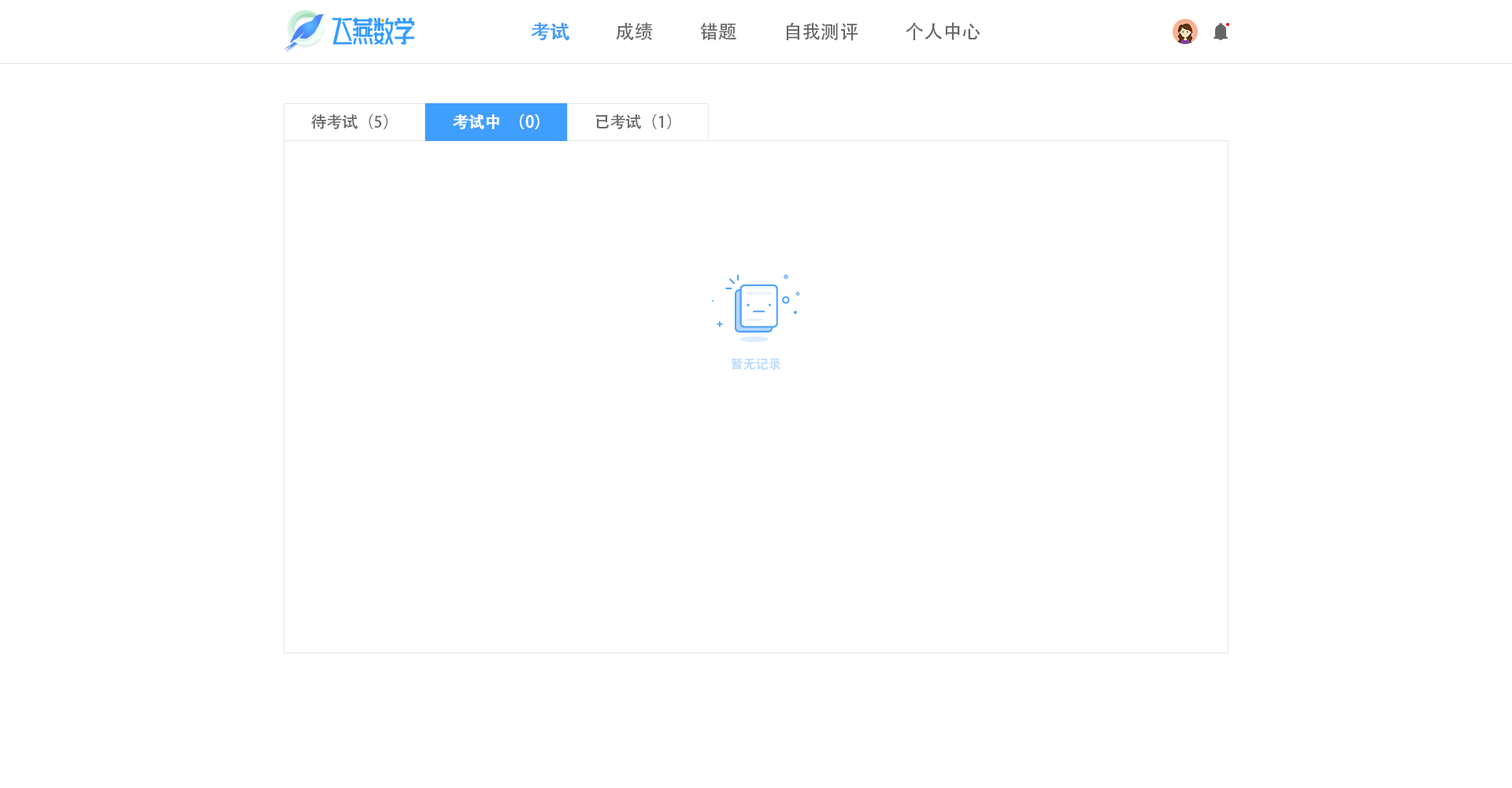
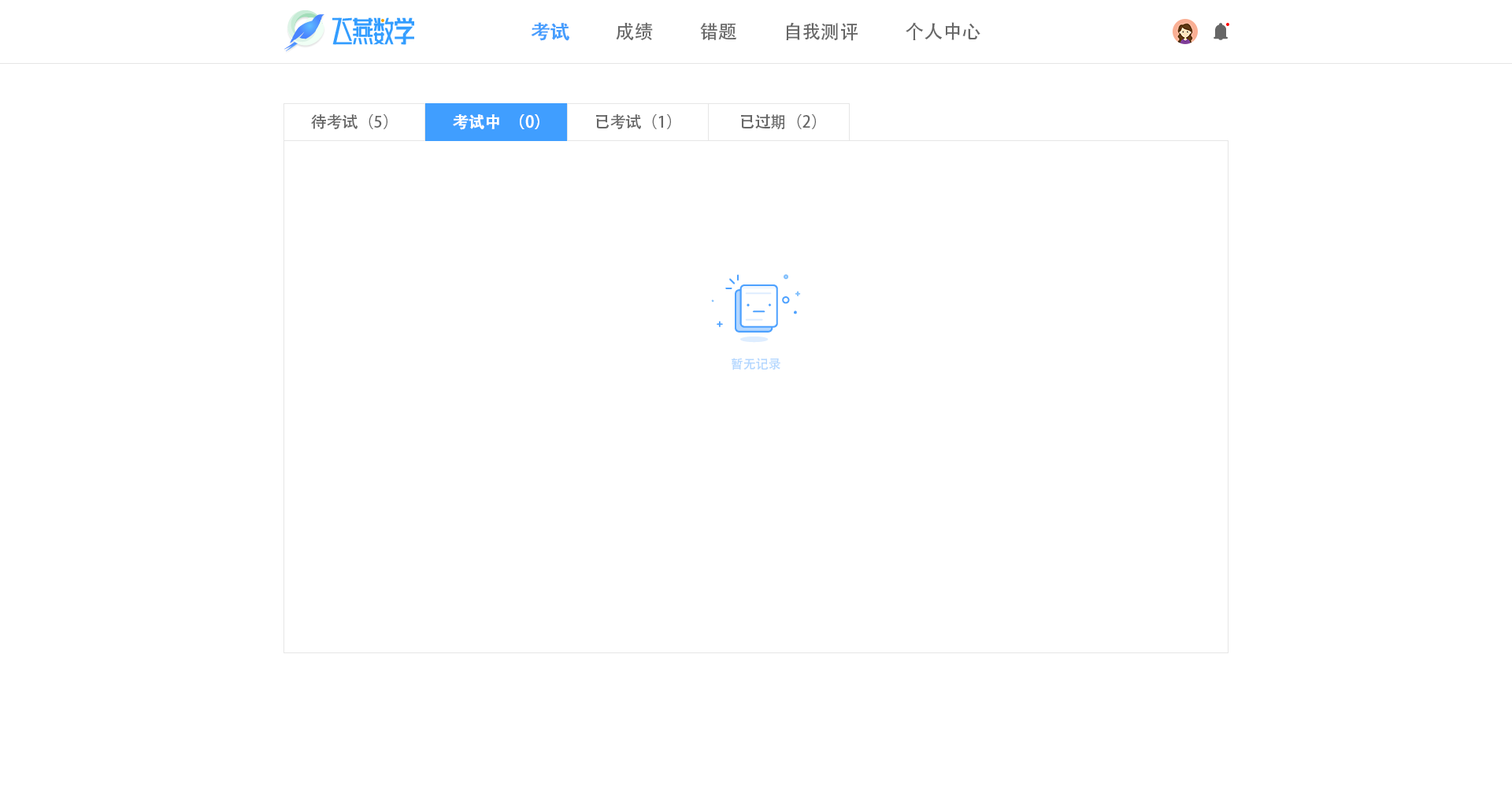
Comparing the layer stacks of the two 1512 x 788 images. Changes:
added layer "已过期（2）" in group "组 1" over <box>741,114,817,130</box>
added layer "矩形 6 拷贝 3" in group "组 1" over <box>708,103,850,141</box>
